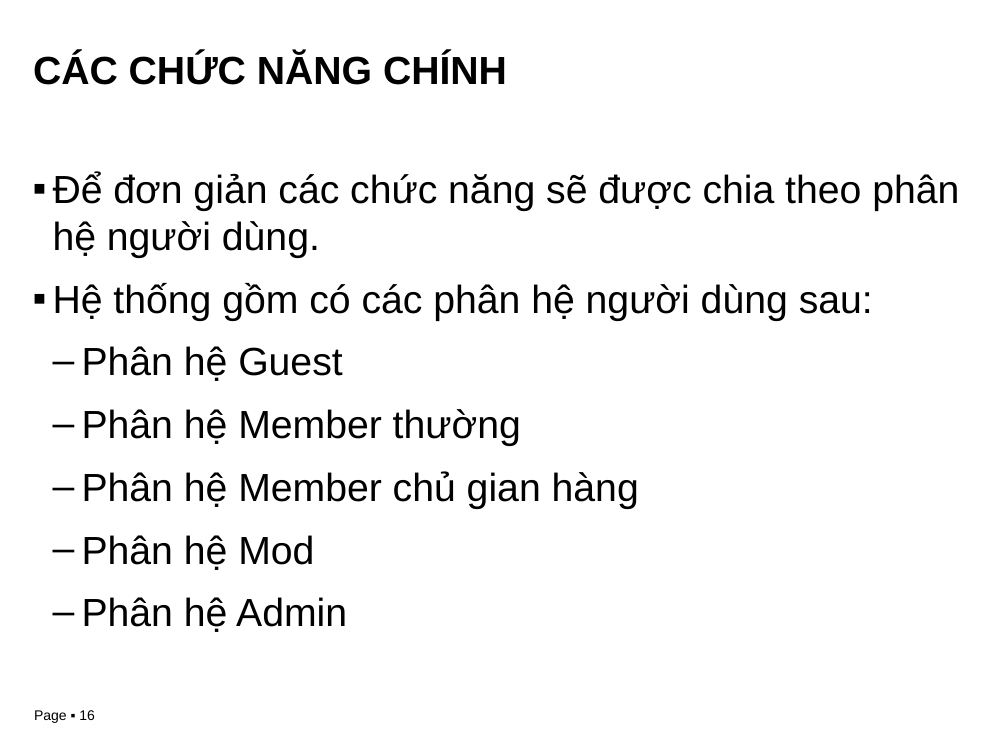
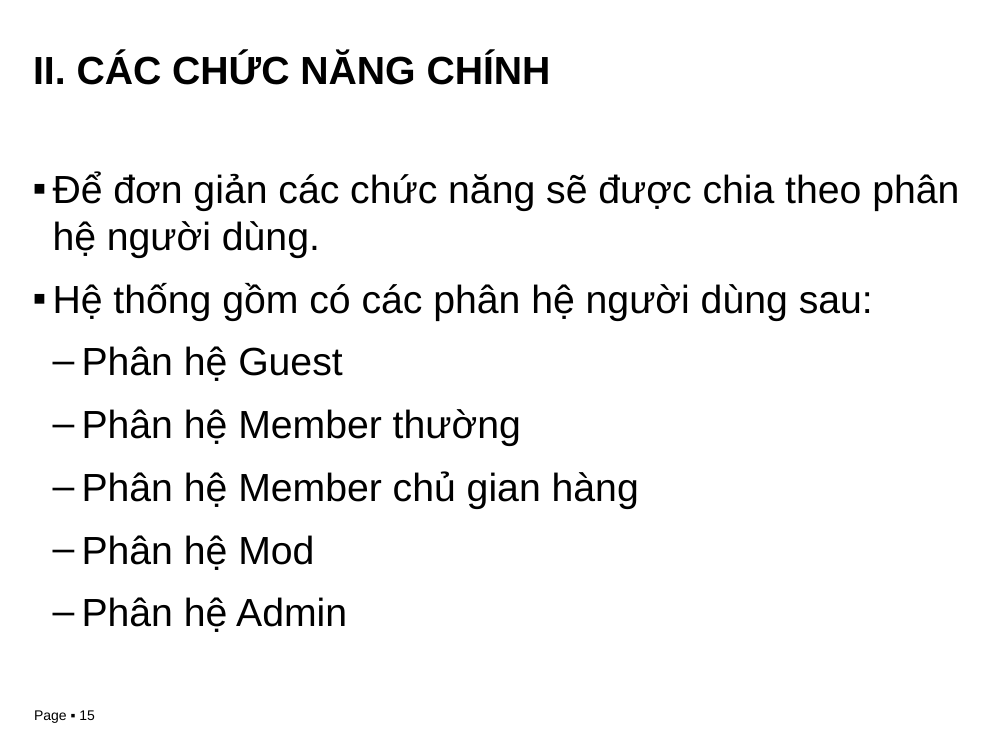
Before and after one commit to btheanh174/kl07-nha03, a slide deck: slide 15 of Reports/28-03-2011-Slide.pptx (slide 16 before the commit). Drawn at 1008x756 pixels with LibreOffice and Linux fonts; fonts in the diff are those of the drawing; background and template pictures are left out. Boxes give left, top, right and bottom in pixels: in the first picture for what was removed or moved away, otherwise in the second. Text is boxed around its words. In the diff, an @@ line names an element or a change of style, - is before the commit and + after.

```diff
--- a/Reports/28-03-2011-Slide.pptx
+++ b/Reports/28-03-2011-Slide.pptx
@@ title at [33,53,551,85]: text changed @@
-CÁC CHỨC NĂNG CHÍNH
+II. CÁC CHỨC NĂNG CHÍNH
@@ page number at [34,710,95,723]: text changed @@
-Page ▪ 16
+Page ▪ 15
```
Also in this commit, not shown: 14 other slides changed, 3 slides added.
